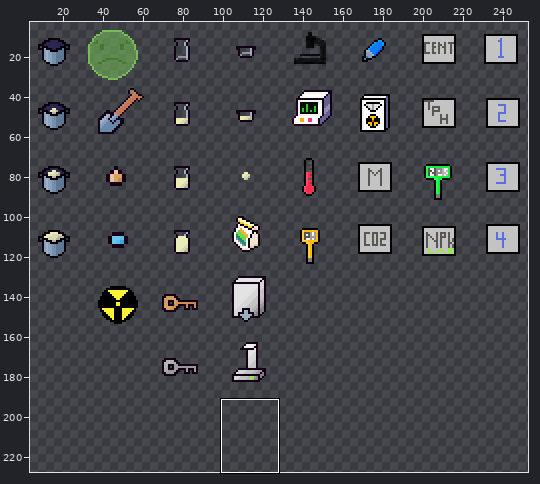
Two states of a sprite sheet, assets/placeholder/instruments1.png. The first picture is a wide view before the edit; the outline marks the close-up.
Close-up. Before:
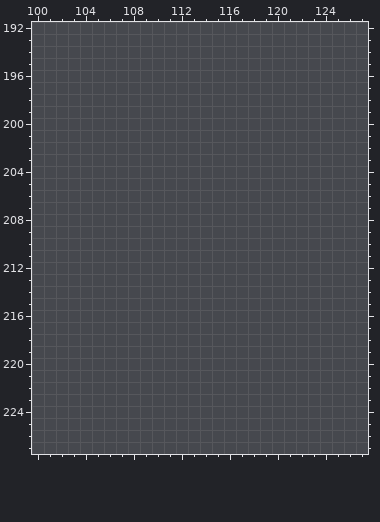
The file is 256x256 pixels. Pixels under 10% opacity are left out. Colours within 5 levels of each other are drawn and written as one. Shown: x 100..127, y 192..227. The wide view leaves out empty margins.
Once edited:
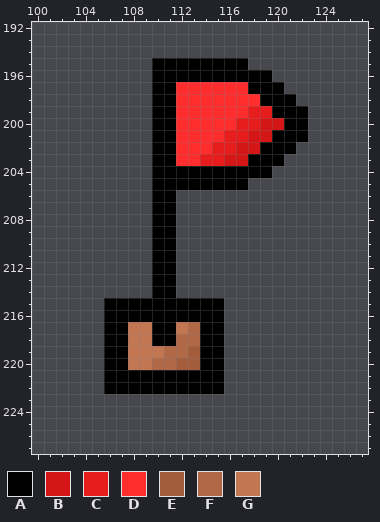
Palette (. is transparent): A #000000  B #d41616  C #e71c1c  D #ff2d2d  E #a45d3c  F #b16846  G #c27652
Changes in this commit:
@@ x 100..127 @@
 194 ............................
-195 ............................
-196 ............................
-197 ............................
-198 ............................
-199 ............................
-200 ............................
-201 ............................
-202 ............................
-203 ............................
-204 ............................
-205 ............................
-206 ............................
-207 ............................
-208 ............................
-209 ............................
-210 ............................
-211 ............................
-212 ............................
-213 ............................
-214 ............................
-215 ............................
-216 ............................
-217 ............................
-218 ............................
-219 ............................
-220 ............................
-221 ............................
-222 ............................
+195 ..........AAAAAAAA..........
+196 ..........AAAAAAAAAA........
+197 ..........AADDDDDDAAA.......
+198 ..........AADDDDDDDAAA......
+199 ..........AADDDDDDCCAAA.....
+200 ..........AADDDDDCCBBAA.....
+201 ..........AADDDDCCBBAAA.....
+202 ..........AADDDCCBBAAA......
+203 ..........AADDCCBBAAA.......
+204 ..........AAAAAAAAAA........
+205 ..........AAAAAAAA..........
+206 ..........AA................
+207 ..........AA................
+208 ..........AA................
+209 ..........AA................
+210 ..........AA................
+211 ..........AA................
+212 ..........AA................
+213 ..........AA................
+214 ..........AA................
+215 ......AAAAAAAAAA............
+216 ......AAAAAAAAAA............
+217 ......AAGGAAGFAA............
+218 ......AAGGAAFFAA............
+219 ......AAGGGFFEAA............
+220 ......AAGGFFEEAA............
+221 ......AAAAAAAAAA............
+222 ......AAAAAAAAAA............
 223 ............................
Pixel boxes of the changes (left, top, right, bottom) in both close-ups:
added: (104, 58, 308, 394)
